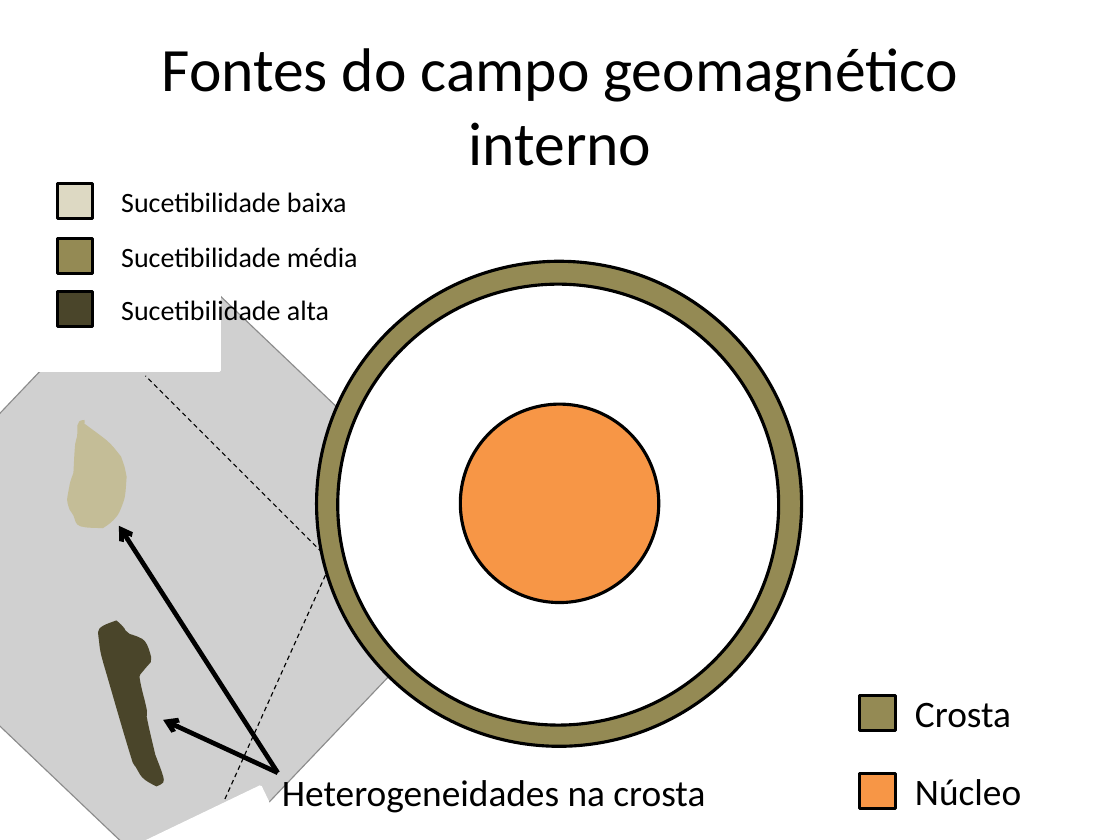
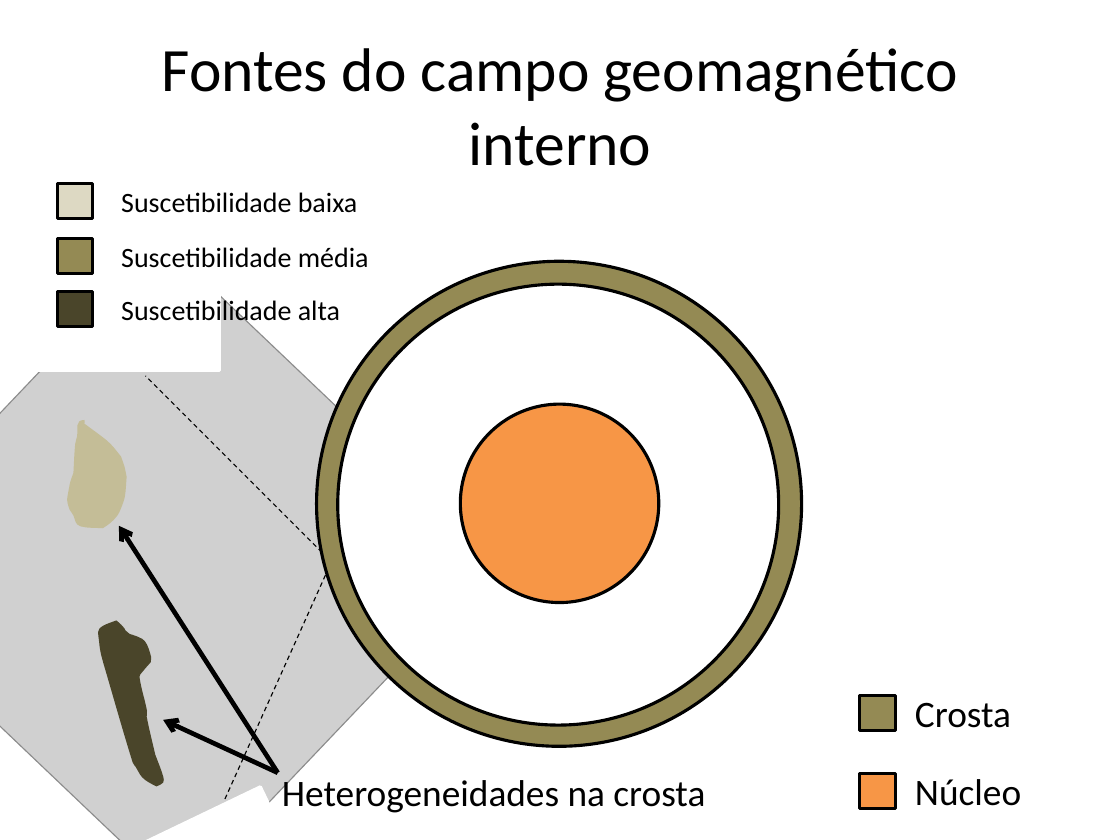
Before and after one commit to birocoles/Disciplina-metodos-potenciais, a slide deck: slide 32 of Aulas/Campo_geomagnetico/aula_campo_geomagnetico.pptx. Drawn at 1120x840 pixels with LibreOffice and Linux fonts; fonts in the diff are those of the drawing; grey boxes stand for pictures. Boxes give left, top, right and bottom in pixels: in the first picture for what was removed or moved away, otherwise in the second. Text is boxed around its words. In the diff, an @@ line names an element or a change of style, - is before the commit and + after.

Commit message:
update na descricao matematica do campo geomagnetico

```diff
--- a/Aulas/Campo_geomagnetico/aula_campo_geomagnetico.pptx
+++ b/Aulas/Campo_geomagnetico/aula_campo_geomagnetico.pptx
@@ text at [121,192,358,213]: text changed @@
-Sucetibilidade baixa
+Suscetibilidade baixa
@@ text at [121,247,369,268]: text changed @@
-Sucetibilidade média
+Suscetibilidade média
@@ text at [121,296,340,326]: text changed @@
-Sucetibilidade alta
+Suscetibilidade alta
```
Also in this commit, not shown: 12 other slides changed, 7 slides added, 7 slides removed, 1 other file.
